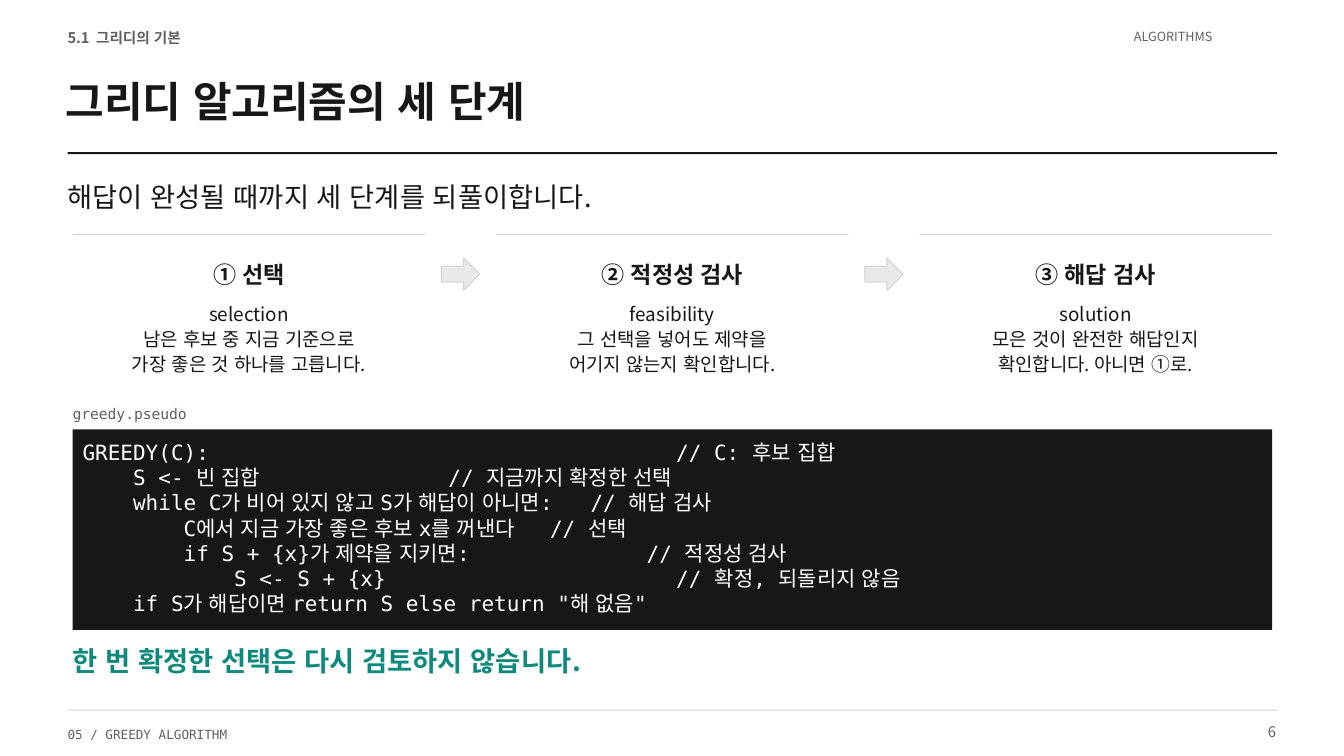
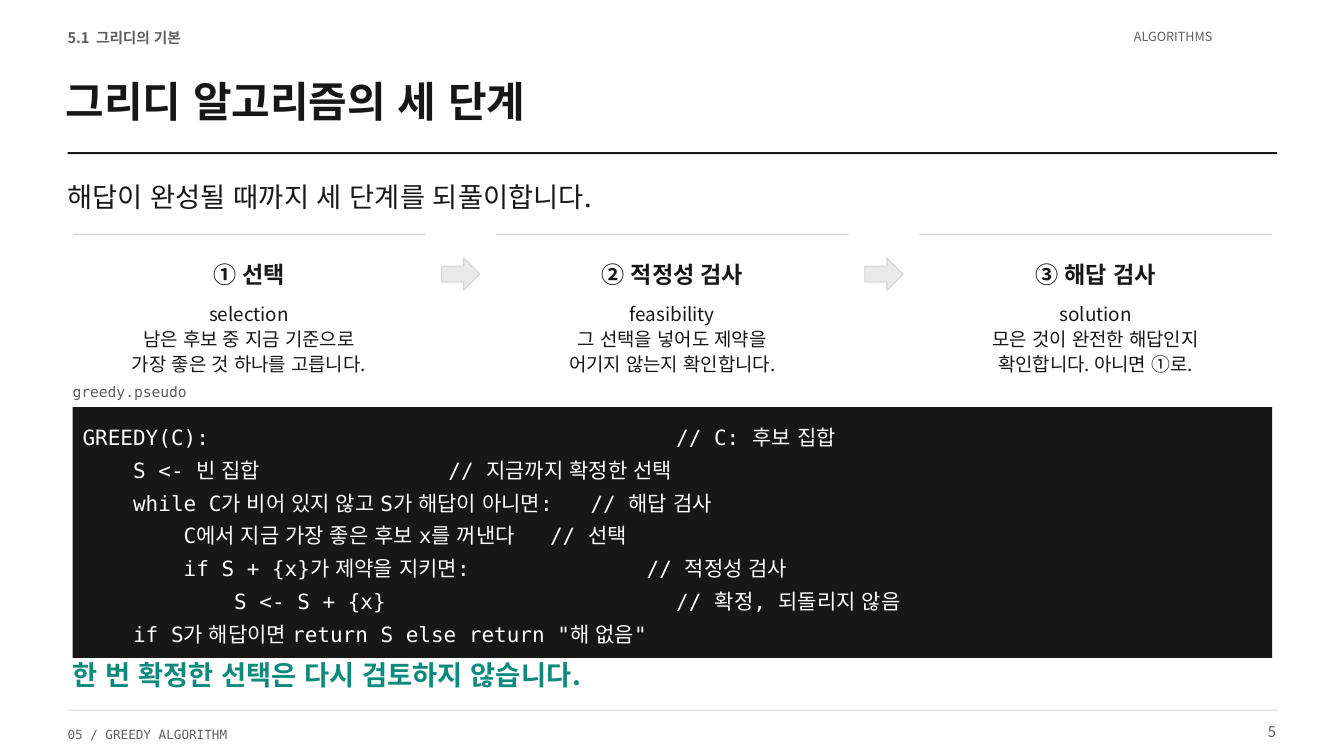
Before and after one commit to Sangdon-Park/Sangdon-Park.github.io, a slide deck: slide 5 of data/알고리즘/5장_그리디_알고리즘.pptx (slide 6 before the commit). Drawn at 1344x756 pixels with LibreOffice and Linux fonts; fonts in the diff are those of the drawing. Boxes give left, top, right and bottom in pixels: in the first picture for what was removed or moved away, otherwise in the second. Text is boxed around its words. In the diff, an @@ line names an element or a change of style, - is before the commit and + after.

```diff
--- a/data/알고리즘/5장_그리디_알고리즘.pptx
+++ b/data/알고리즘/5장_그리디_알고리즘.pptx
@@ text "greedy.pseudo" moved from (x1=73, y1=408, x2=187, y2=422) to (x1=73, y1=386, x2=187, y2=400) @@
@@ rectangle "GREEDY(C): // C: 후보 집합" resized from (x1=73, y1=430, x2=1272, y2=630) to (x1=73, y1=407, x2=1272, y2=658) @@
@@ rectangle "GREEDY(C): // C: 후보 집합" at (x1=73, y1=407, x2=1272, y2=658): line spacing 1 to 1.3 @@
@@ text "한 번 확정한 선택은 다시 ..." moved from (x1=73, y1=648, x2=581, y2=674) to (x1=73, y1=662, x2=581, y2=688) @@
@@ text at (x1=1268, y1=726, x2=1276, y2=737): text changed @@
-6
+5
```
Also in this commit, not shown: 67 other slides changed, 6 slides added, 128 slides removed, 5 other files.
